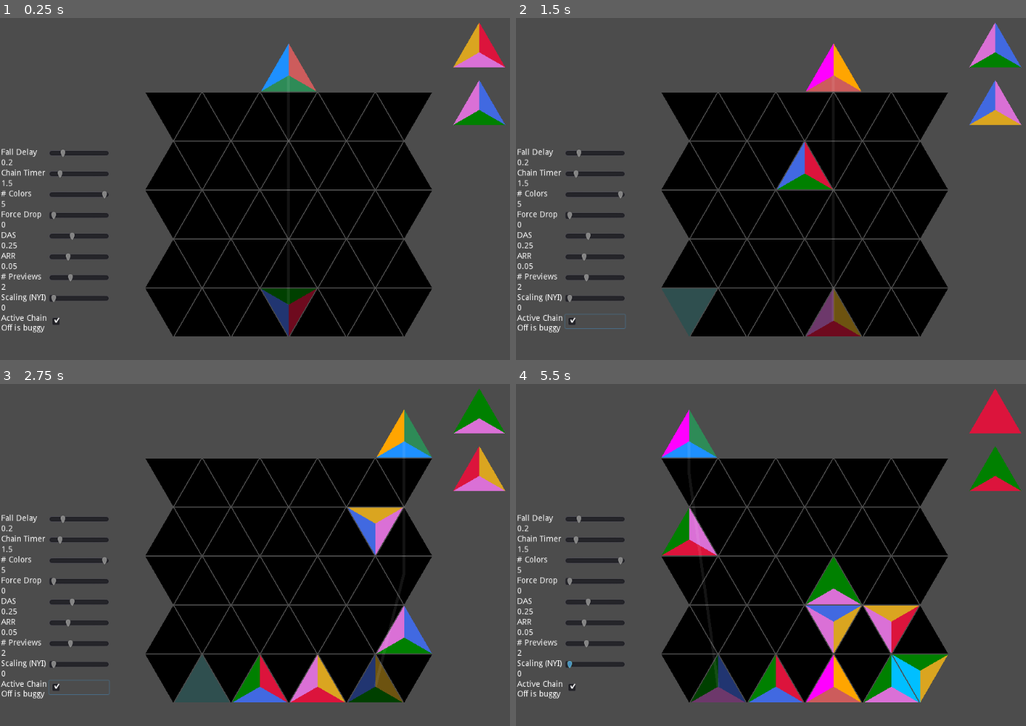
Above: before the commit, frames 1-4 (two rows, left to right).
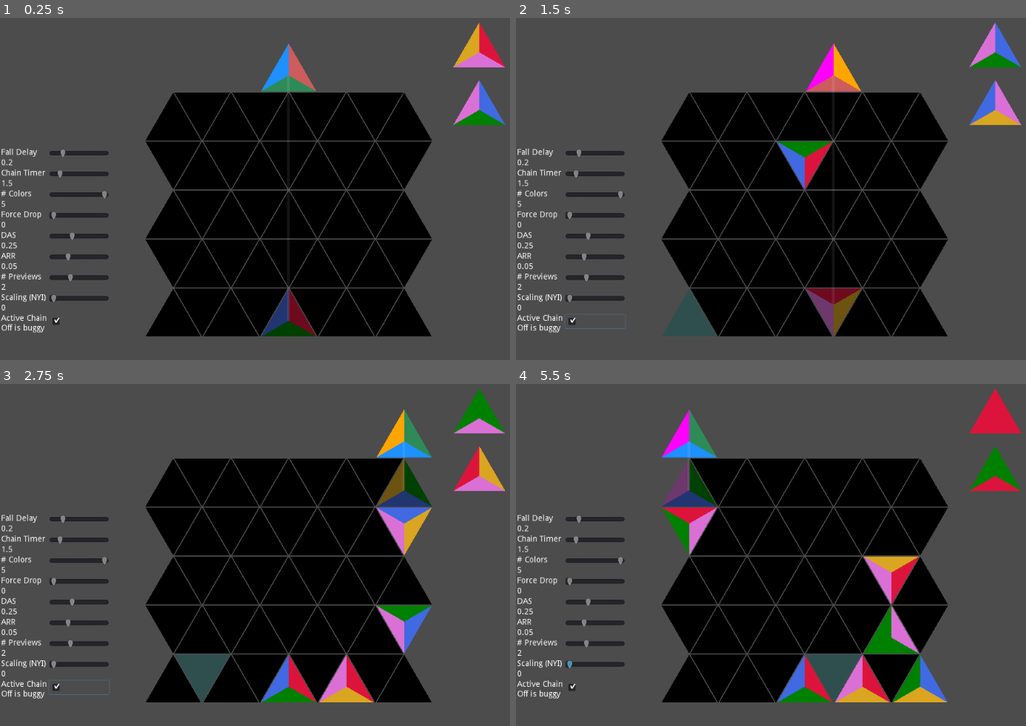
Above: after the commit, the same moments.

Repository: BoatsandJoes/tri-twist
Game: Godot game, scene res://scenes/Main.tscn
Two runs of this game, one before a commit and one after it. Both use one fixed random seed, a clock stepped at 60 frames per second and the inputs below.
Inputs (mouse positions are in pixels of both pictures, inside the frame that each line leads up to):
- Up to frame 1 (0.25 s): no input
- Up to frame 2 (1.5 s): click (597, 322) at 0.5 s; tap Enter (ui_accept) at 1.25 s; move the mouse to (689, 305) at 1.27 s; hold D (right) from 1.28 s (still down); hold Keypad 6 (clockwise) from 1.28 s (still down); click (689, 305) at 1.42 s
- Up to frame 3 (2.75 s): tap Enter (ui_accept) at 1.52, 2.27 s; move the mouse to (204, 684) at 2.02 s; release D (right) at 2.03 s; release Keypad 6 (clockwise) at 2.03 s; hold Down (ui_down) from 2.03 s (still down); tap Keypad 7 (counterclockwise) at 2.1 s; click (204, 684) at 2.17 s
- Up to frame 4 (5.5 s): move the mouse to (745, 671) at 2.77 s; release Down (ui_down) at 2.78 s; hold D (right) 2.78-3.53 s; hold Keypad 6 (clockwise) 2.78-3.53 s; click (745, 671) at 2.92 s; move the mouse to (776, 684) at 3.52 s; hold Up (ui_up) 3.53-4.28 s; tap Keypad 7 (counterclockwise) at 3.6, 5.1 s; click (776, 684) at 3.67 s; tap Enter (ui_accept) at 3.77, 4.52, 5.27 s; move the mouse to (806, 671) at 4.27 s; hold Keypad 6 (clockwise) 4.28-5.03 s; hold A (left) from 4.28 s (still down); click (806, 671) at 4.42 s; move the mouse to (832, 684) at 5.02 s; click (832, 684) at 5.17 s

The runs differ from the first frame. In frame 1, 7.7% of the frame differs, in the area x 28-85%, y 21-94%; in frame 2, 8.8%; in frame 3, 12%; in frame 4, 16%.

Commit message:
Change grid parity.

Diff:
--- a/scenes/GameGrid.gd
+++ b/scenes/GameGrid.gd
@@ -59,7 +59,7 @@
 # Pass false as a second parameter to not actually drop the piece; just know if we can.
 func drop_piece(piece: TriangleCell, dropForReal: bool):
 	var neighborDirection: int
-	if (piece.columnIndex + piece.rowIndex) % 2 != 0:
+	if (piece.columnIndex + piece.rowIndex) % 2 == 0:
 		neighborDirection = grid[0][0].Direction.VERTICAL_POINT
 	else:
 		neighborDirection = grid[0][0].Direction.VERTICAL
@@ -79,15 +79,6 @@
 	if flipped:
 		result = Vector2(result[0], result[1] + cellSize * sqrt(3) / 6)
 	return result
-
-# returns an array of TriangleCells
-func get_all_empty_cells() -> Array:
-	var results = []
-	for rowIndex in grid.size():
-		for columnIndex in grid[rowIndex].size():
-			if grid[rowIndex][columnIndex].is_empty():
-				results.append(grid[rowIndex][columnIndex])
-	return results
 
 # get neighbor of the cell with the passed index,
 # in the given direction. If off the edge, return null
--- a/scenes/TriangleCell.gd
+++ b/scenes/TriangleCell.gd
@@ -71,8 +71,8 @@
 	$LeftEdge.position = Vector2((-1) * size/2, (-1) * size * sqrt(3) / 6)
 	$RightEdge.position = Vector2((-1) * size/2, (-1) * size * sqrt(3) / 6)
 	$VerticalEdge.position = Vector2((-1) * size/2, (-1) * size * sqrt(3) / 6)
-	# flip every odd triangle cell and cells outside the grid
-	if ((columnIndex + rowIndex) % 2 != 0 && !pointFacingUp) || (!inGrid && !isGhost):
+	# flip every even triangle cell and cells outside the grid
+	if ((columnIndex + rowIndex) % 2 == 0 && !pointFacingUp) || (!inGrid && !isGhost):
 		scale = Vector2(1, -1)
 		# Postion adjust.
 		if (!isGhost):
@@ -80,7 +80,7 @@
 		# Flip particle emitter back over
 		$CPUParticles2D.scale = Vector2(1, -1)
 		pointFacingUp = true
-	elif (columnIndex + rowIndex) % 2 == 0:
+	elif (columnIndex + rowIndex) % 2 != 0:
 		scale = Vector2(1, 1)
 		$CPUParticles2D.scale = Vector2(1, 1)
 		pointFacingUp = false
--- a/scenes/TriangleDropper.gd
+++ b/scenes/TriangleDropper.gd
@@ -169,7 +169,7 @@
 				# We are done
 				ghostPiece.init(gameGrid.cellSize, lastMove[0].rowIndex, lastMove[0].columnIndex,
 						gameGrid.get_position_for_cell(lastMove[0].rowIndex, lastMove[0].columnIndex,
-						(lastMove[0].columnIndex + lastMove[0].rowIndex) % 2 != 0), false, true)
+						(lastMove[0].columnIndex + lastMove[0].rowIndex) % 2 == 0), false, true)
 				ghostLinePoints.append(ghostPiece.position)
 				break
 		ghostPiece.set_colors(ghostLeftColor, ghostRightColor, ghostVerticalColor)
